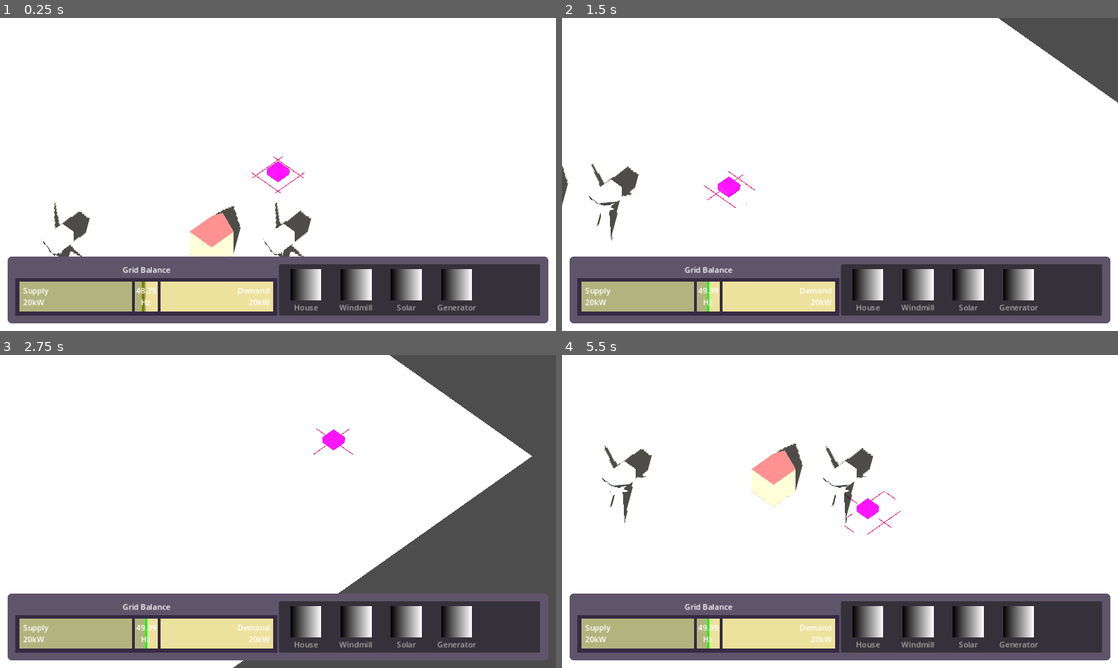
Above: before the commit, frames 1-4 (two rows, left to right).
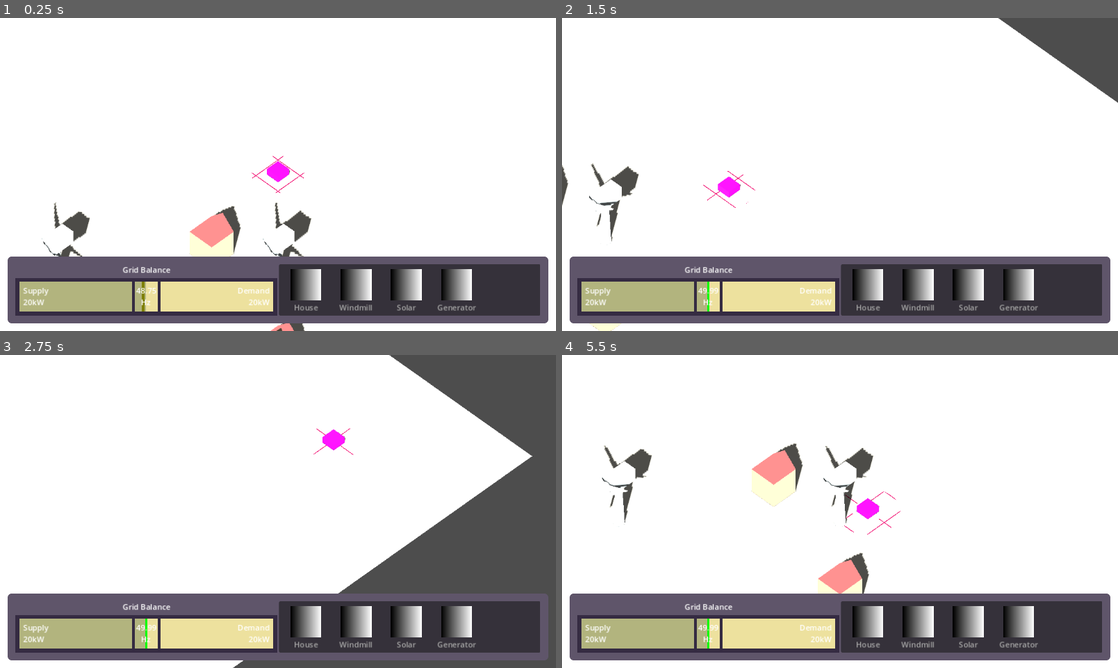
Above: after the commit, the same moments.

Repository: Vandebron/vandebron_game
Game: Godot game, scene res://world/main.tscn
Two runs of this game, one before a commit and one after it. Both use one fixed random seed, a clock stepped at 60 frames per second and the inputs below.
Inputs (mouse positions are in pixels of both pictures, inside the frame that each line leads up to):
- Up to frame 1 (0.25 s): no input
- Up to frame 2 (1.5 s): move the mouse to (962, 158) at 0.52 s; hold D (move_right) 0.53-1.28 s; move the mouse to (728, 190) at 1.27 s; hold S (move_down) from 1.28 s (still down)
- Up to frame 3 (2.75 s): move the mouse to (333, 442) at 2.02 s; release S (move_down) at 2.03 s; hold D (move_right) from 2.03 s (still down)
- Up to frame 4 (5.5 s): move the mouse to (812, 574) at 2.77 s; release D (move_right) at 2.78 s; hold W (move_up) 2.78-3.53 s; move the mouse to (1006, 558) at 3.52 s; hold A (move_left) 3.53-5.03 s; move the mouse to (673, 464) at 4.27 s; move the mouse to (867, 511) at 5.02 s; hold S (move_down) from 5.03 s (still down)

The runs differ from the first frame. In frame 1, 0.3% of the frame differs, in the area x 7-56%, y 44-100%; in frame 2, 0.2%; in frame 3, 0.1%; in frame 4, 1.1%, in the area x 7-61%, y 28-77%.

Commit message:
Add SubViewport so we can do a pixel aesthetic
Might decide not to. We'll see

Diff:
--- a/library/utils.gd
+++ b/library/utils.gd
@@ -17,8 +17,7 @@
 
 
 func get_actual_viewport() -> Viewport:
-	#return get_node("/root/Main/%SubViewport")
-	return get_viewport()
+	return get_node("/root/Main/%SubViewport")
 
 
 func get_physics_layer(layer_name: String) -> int:
--- a/world/main.gd
+++ b/world/main.gd
@@ -1,5 +1,18 @@
 extends Node3D
 
 
+const native_resolution := Vector2i(320, 180)
+
+
 func _ready() -> void:
+	# TODO: We could turn this on to get a heavily pixelated aesthetic
+	#_resize_subviewport()
+	#get_tree().root.size_changed.connect(self._resize_subviewport)
 	pass
+
+
+func _resize_subviewport() -> void:
+	var viewport_size: Vector2 = get_viewport().get_visible_rect().size
+	var resolution_downscale_factor: int = floori(viewport_size.y / native_resolution.y)
+	resolution_downscale_factor = max(1, resolution_downscale_factor - 2)
+	Utils.get_viewport_container().stretch_shrink = resolution_downscale_factor
--- a/world/main.tscn
+++ b/world/main.tscn
@@ -80,10 +80,31 @@
 [node name="WorldEnvironment" type="WorldEnvironment" parent="."]
 environment = SubResource("Environment_khv8l")
 
-[node name="CameraAnchor" type="Node3D" parent="."]
+[node name="SunAnchor" type="Node3D" parent="."]
+
+[node name="Sun" type="DirectionalLight3D" parent="SunAnchor"]
+transform = Transform3D(0.826963, -0.337245, 0.449887, 1.66415e-15, 0.800146, 0.599806, -0.562257, -0.496017, 0.661691, 2.08165e-12, 11, 9.54445)
+light_color = Color(1, 1, 0.992157, 1)
+light_energy = 0.9
+shadow_enabled = true
+
+[node name="SubViewportContainer" type="SubViewportContainer" parent="."]
+unique_name_in_owner = true
+anchors_preset = 15
+anchor_right = 1.0
+anchor_bottom = 1.0
+grow_horizontal = 2
+grow_vertical = 2
+stretch = true
+
+[node name="SubViewport" type="SubViewport" parent="SubViewportContainer"]
+unique_name_in_owner = true
+size = Vector2i(1152, 648)
+
+[node name="CameraAnchor" type="Node3D" parent="SubViewportContainer/SubViewport"]
 script = ExtResource("4_vkf2q")
 
-[node name="Camera3D" type="Camera3D" parent="CameraAnchor"]
+[node name="Camera3D" type="Camera3D" parent="SubViewportContainer/SubViewport/CameraAnchor"]
 unique_name_in_owner = true
 transform = Transform3D(0.707107, -0.5, 0.5, 2.4663e-16, 0.707107, 0.707107, -0.707107, -0.5, 0.5, 2.08165e-12, 5, 2.08165e-12)
 projection = 1
@@ -91,47 +112,47 @@
 size = 10.0
 far = 50.0
 
-[node name="MouseCollider" type="Area3D" parent="CameraAnchor"]
+[node name="MouseCollider" type="Area3D" parent="SubViewportContainer/SubViewport/CameraAnchor"]
 transform = Transform3D(1, 0, 0, 0, 1, 0, 0, 0, 1, 2.08165e-12, -0.5, 2.08165e-12)
 collision_layer = 4096
 collision_mask = 0
 monitoring = false
 
-[node name="CollisionShape3D" type="CollisionShape3D" parent="CameraAnchor/MouseCollider"]
+[node name="CollisionShape3D" type="CollisionShape3D" parent="SubViewportContainer/SubViewport/CameraAnchor/MouseCollider"]
 shape = SubResource("BoxShape3D_fj1y3")
 
-[node name="World" type="Node3D" parent="."]
-
-[node name="Terrain" type="MeshInstance3D" parent="World"]
+[node name="World" type="Node3D" parent="SubViewportContainer/SubViewport"]
+
+[node name="Terrain" type="MeshInstance3D" parent="SubViewportContainer/SubViewport/World"]
 mesh = SubResource("PlaneMesh_d1wqf")
-skeleton = NodePath("../..")
+skeleton = NodePath("../../../..")
 surface_material_override/0 = SubResource("StandardMaterial3D_cqn2p")
 script = ExtResource("2_dqac5")
 
-[node name="MeshInstance3D" type="MeshInstance3D" parent="World/Terrain"]
+[node name="MeshInstance3D" type="MeshInstance3D" parent="SubViewportContainer/SubViewport/World/Terrain"]
 mesh = SubResource("BoxMesh_0wpca")
 surface_material_override/0 = SubResource("StandardMaterial3D_eopj6")
 
-[node name="EnergyGrid" type="Node3D" parent="World" node_paths=PackedStringArray("producer_container", "consumer_container")]
+[node name="EnergyGrid" type="Node3D" parent="SubViewportContainer/SubViewport/World" node_paths=PackedStringArray("producer_container", "consumer_container")]
 script = ExtResource("5_mqi84")
 producer_container = NodePath("Producers")
 consumer_container = NodePath("Consumers")
 balance_adj_rate = 4.71
 
-[node name="Producers" type="Node3D" parent="World/EnergyGrid"]
-
-[node name="EAsset" parent="World/EnergyGrid/Producers" instance=ExtResource("6_jw3nt")]
-
-[node name="EAsset2" parent="World/EnergyGrid/Producers" instance=ExtResource("6_jw3nt")]
+[node name="Producers" type="Node3D" parent="SubViewportContainer/SubViewport/World/EnergyGrid"]
+
+[node name="EAsset" parent="SubViewportContainer/SubViewport/World/EnergyGrid/Producers" instance=ExtResource("6_jw3nt")]
+
+[node name="EAsset2" parent="SubViewportContainer/SubViewport/World/EnergyGrid/Producers" instance=ExtResource("6_jw3nt")]
 transform = Transform3D(1, 0, 0, 0, 1, 0, 0, 0, 1, -5, 0, 5)
 
-[node name="Consumers" type="Node3D" parent="World/EnergyGrid"]
-
-[node name="Consumer2" parent="World/EnergyGrid/Consumers" instance=ExtResource("6_q1483")]
-transform = Transform3D(1, 0, 0, 0, 1, 0, 0, 0, 1, -2.5, 2.08165e-12, 0.5)
+[node name="Consumers" type="Node3D" parent="SubViewportContainer/SubViewport/World/EnergyGrid"]
+
+[node name="Consumer2" parent="SubViewportContainer/SubViewport/World/EnergyGrid/Consumers" instance=ExtResource("6_q1483")]
+transform = Transform3D(1, 0, 0, 0, 1, 0, 0, 0, 1, 2.5, 2.08165e-12, 2.5)
 demand = 10.0
 
-[node name="Consumer" parent="World/EnergyGrid/Consumers" instance=ExtResource("6_q1483")]
+[node name="Consumer" parent="SubViewportContainer/SubViewport/World/EnergyGrid/Consumers" instance=ExtResource("6_q1483")]
 transform = Transform3D(1, 0, 0, 0, 1, 0, 0, 0, 1, -2.5, 2.08165e-12, 0.5)
 demand = 10.0
 
@@ -253,11 +274,3 @@
 item_2/icon = SubResource("GradientTexture2D_i817q")
 item_3/text = "Generator"
 item_3/icon = SubResource("GradientTexture2D_ft275")
-
-[node name="Node3D" type="Node3D" parent="."]
-
-[node name="DirectionalLight3D" type="DirectionalLight3D" parent="Node3D"]
-transform = Transform3D(0.826963, -0.337245, 0.449887, 1.66415e-15, 0.800146, 0.599806, -0.562257, -0.496017, 0.661691, 2.08165e-12, 11, 9.54445)
-light_color = Color(1, 1, 0.992157, 1)
-light_energy = 0.9
-shadow_enabled = true
